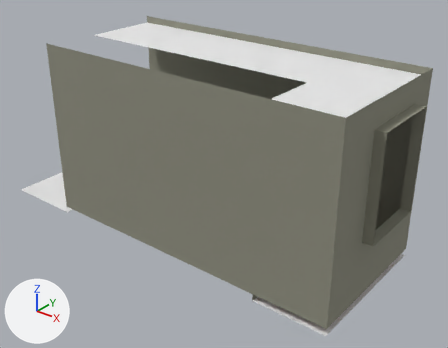
A saved change to the glTF model assets/models/appartment/corridor_top.glb.
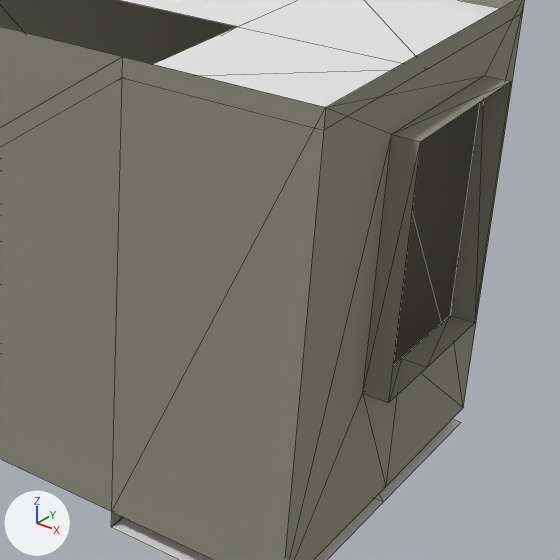
Old and new are each drawn whole from a 50 mm camera at (5.55, -10.08, 7.06) aimed at (-0.06, -3.08, 2.72) and again close up on the part from 45% to 100% of the width and 20% to 91% of the height. Lighting does not change. The marker at lower left points along +X, +Y and +Z. The close-ups show mesh edges as thin lines. Vertices at the same position are counted once.

Names of what the first close-up shows: 'corridor_top'.
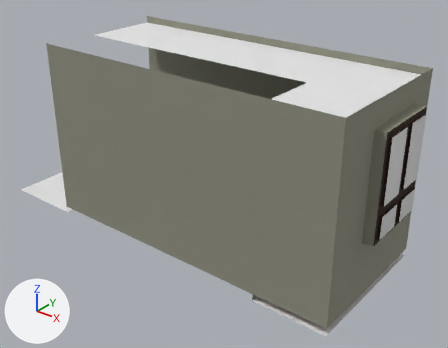
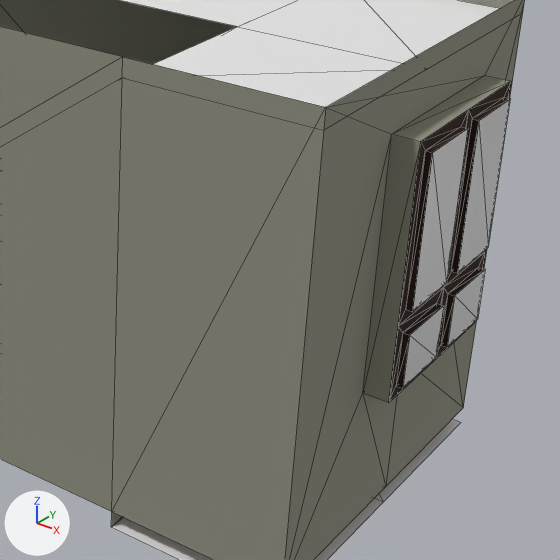
Commit message: improve corridor model

Where the newer file only moved an object's origin or applied its transform, the numbers keep the older frame.

Changed parts and their boxes (x1, y1, x2, y2) in the close-ups (560 x 560 px):
part 1 of me_cube_014, added
    after: (389, 82, 511, 402)

Diff of the bpy script that builds the scene:
```diff
--- a/assets/models/appartment/corridor_top.glb.py
+++ b/assets/models/appartment/corridor_top.glb.py
@@ mat_darker_wood @@
+mat_darker_wood = principled_material('darker_wood')
+mat_darker_wood.base_color = (0.0254, 0.00918, 0.00402)  # brown #2c180d
+mat_darker_wood.roughness = 1.0
@@ mat_windows @@
+mat_windows = principled_material('windows')
+mat_windows.base_color = (0.8, 0.8, 0.8)  # white #e7e7e7
+mat_windows.metallic = 0.326
+mat_windows.roughness = 0.174
@@ me_cube_014 @@
 # used by ob_corridor_top; location = (0.0, 0.0, 2.5)
-me_cube_014.from_pydata(...)  # 63 vertices, 84 faces; spans x -2.7..3.16, y -5.1..0.65, z -0.1..2.5
+me_cube_014.from_pydata(...)  # 100 vertices, 156 faces; spans x -2.7..3.2, y -5.1..0.65, z -0.1..2.5
+# me_cube_014 part 1
+# 21 vertices are added at x 3.16, y -4.43..-3.41, z 0.8..2.17
+# 16 new vertices lie (0.04, 0.0, 0.0) away from vertices in x 3.16, y -4.37..-3.48, z 0.87..2.11
+# 64 new faces join them, mat_darker_wood (brown #2c180d)
+# 8 new faces join them, mat_windows (white #e7e7e7)
 me_cube_014.materials.append(mat_platre)
@@ me_cube_014 @@
 me_cube_014.materials.append(mat_lighter_wood)
+me_cube_014.materials.append(mat_darker_wood)  # brown #2c180d
+me_cube_014.materials.append(mat_windows)  # white #e7e7e7
```
